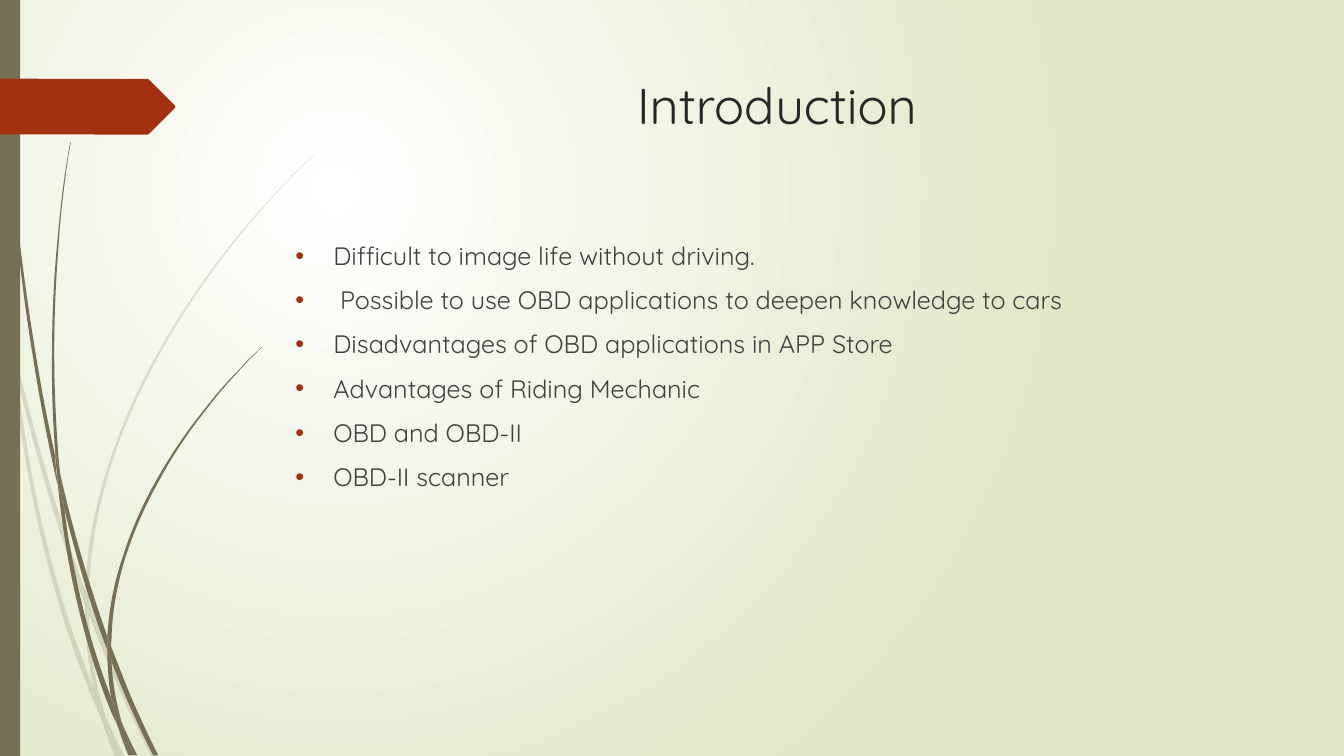
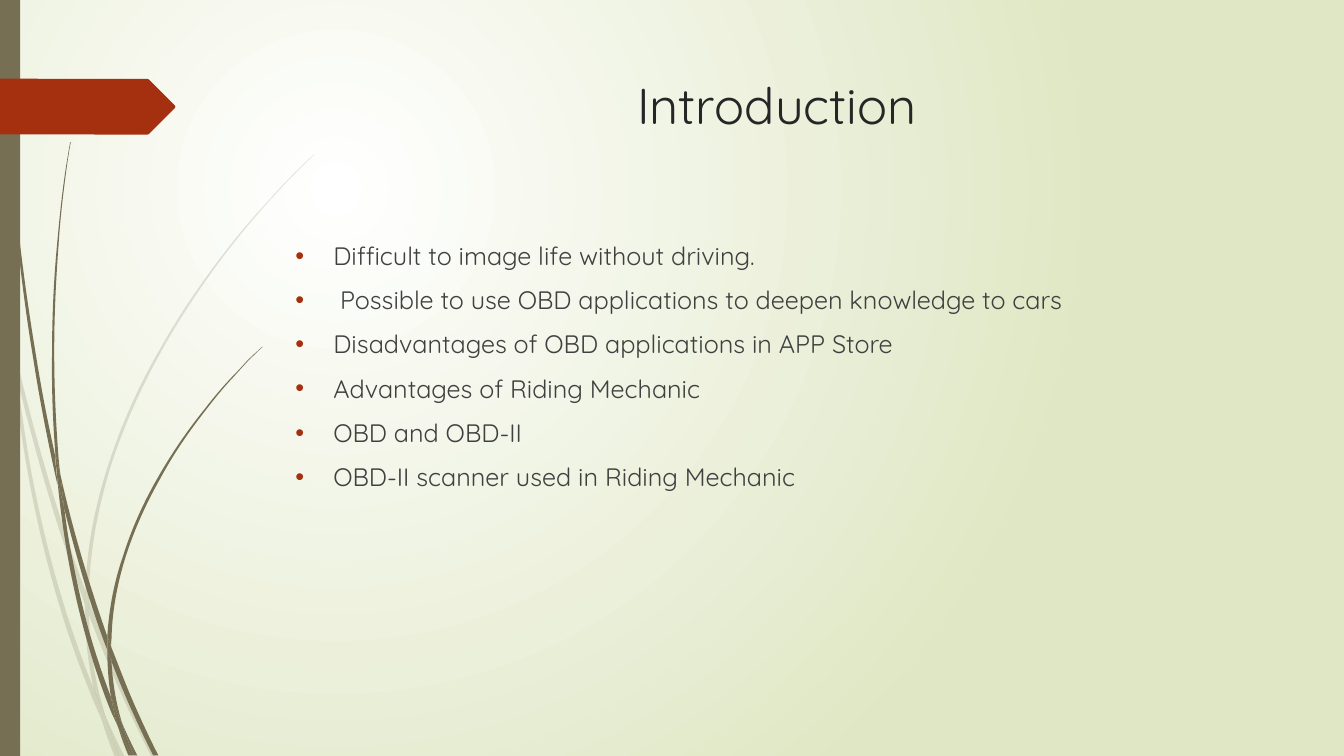
Before and after one commit to wangdezheng/RidingMechanic, a slide deck: slide 3 of Dezheng_Presentation.pptx (slide 2 before the commit). Drawn at 1344x756 pixels with LibreOffice and Linux fonts; fonts in the diff are those of the drawing. Boxes give left, top, right and bottom in pixels: in the first picture for what was removed or moved away, otherwise in the second. Text is boxed around its words. In the diff, an @@ line names an element or a change of style, - is before the commit and + after.

```diff
--- a/Dezheng_Presentation.pptx
+++ b/Dezheng_Presentation.pptx
@@ text at [333, 467, 795, 491]: text changed @@
-• OBD-II scanner
+• OBD-II scanner used in Riding Mechanic
```
Also in this commit, not shown: 2 other slides changed, 1 slide added, 1 other file.
